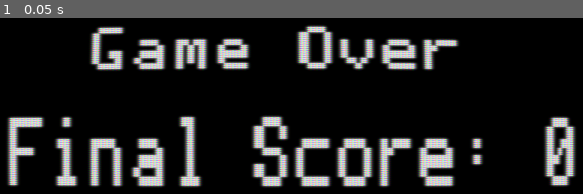
Above: before the commit, frame 1.
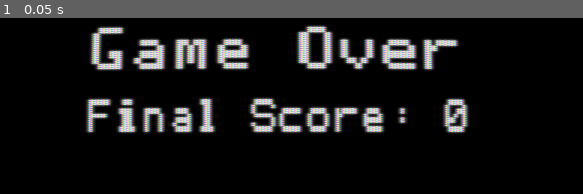
Above: after the commit, the same moment.

Repository: Softwave/Kablam
Game: Godot game, scene res://scenes/test_gameover.tscn
Same seed, same stepped clock (60 frames per second), same inputs: the game is played once before the commit and once after it. This scene is started directly instead of the project's main scene.
Inputs:
- Up to frame 1 (0.05 s): no input

The runs differ from the first frame. In frame 1, 20% of the frame differs, in the area x 1-99%, y 44-97%.

Commit message:
Tweaked size of Game over text

Diff:
--- a/GameOverScene.tscn
+++ b/GameOverScene.tscn
@@ -12,11 +12,11 @@
 texture = ExtResource( 1 )
 
 [node name="EndScore" type="Label" parent="."]
-margin_left = 26.7673
-margin_top = 55.8867
-margin_right = 222.767
-margin_bottom = 71.8867
-rect_scale = Vector2( 0.981022, 1.64049 )
+margin_left = 54.1406
+margin_top = 50.2054
+margin_right = 250.141
+margin_bottom = 66.2054
+rect_scale = Vector2( 0.653306, 0.750338 )
 custom_fonts/font = ExtResource( 2 )
 custom_colors/font_color = Color( 1, 1, 1, 1 )
 text = "Final Score: 0"
--- a/MadBomber.gd
+++ b/MadBomber.gd
@@ -69,29 +69,38 @@
 		# Base the bombers speed on the score of the player
 		var tmp_player_score = Globals.global_player_score
 		if (tmp_player_score < 5):
+			# Level 1
 			move_speed = 0.5
 		elif (tmp_player_score >= 5 and tmp_player_score < 10):
+			# Level 2
 			move_speed = 0.75
 			bomb_speed = 55
 		elif(tmp_player_score >= 10 and tmp_player_score < 20):
+			# Level 3
 			move_speed = 1
 			bomb_speed = 60
 		elif (tmp_player_score >= 20 and tmp_player_score < 40):
+			# Level 4
 			move_speed = 1.5
 			bomb_speed = 75
 		elif (tmp_player_score >= 40 and tmp_player_score < 60):
+			# Level 5
 			move_speed = 2
 			bomb_speed = 80
 		elif (tmp_player_score >= 60 and tmp_player_score < 80):
+			# Level 6
 			move_speed = 3
 			bomb_speed = 100
 		elif (tmp_player_score >= 80 and tmp_player_score < 100):
+			# Level 7
 			move_speed = 4
 			bomb_speed = 120
 		elif (tmp_player_score >= 100 and tmp_player_score < 120):
+			# Level 8
 			move_speed = 5
 			bomb_speed = 140
 		else:
+			# level 9
 			move_speed = 5
 			bomb_speed = 150
 
